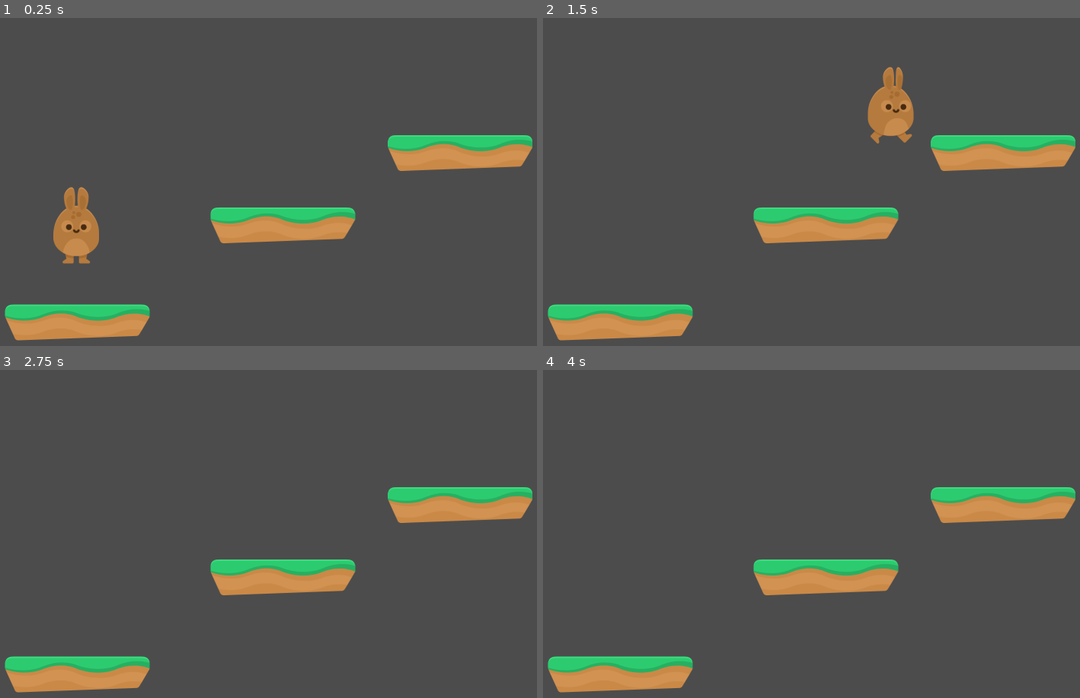
Above: before the commit, frames 1-4 (two rows, left to right).
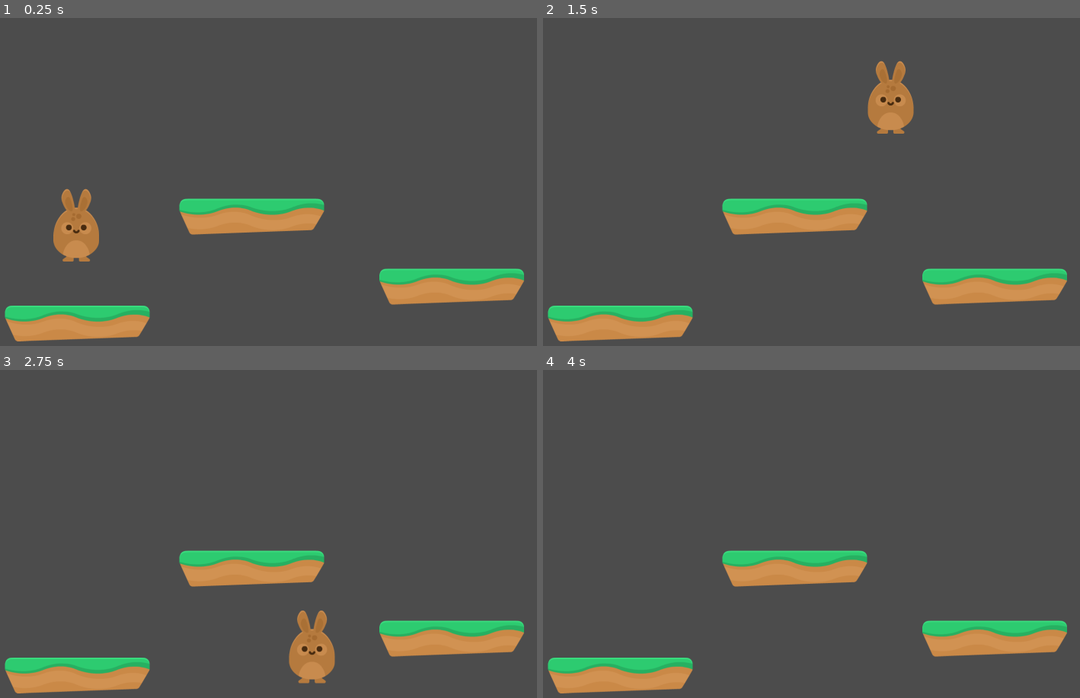
Above: after the commit, the same moments.

Repository: MeisterSoftworks/Hoppy_Days
Game: Godot game, scene res://Scenes/Levels/Level_1.tscn
Two runs of this game, one before a commit and one after it. Both use one fixed random seed, a clock stepped at 60 frames per second and the inputs below.
Inputs:
- Up to frame 1 (0.25 s): no input
- Up to frame 2 (1.5 s): hold Up (ui_up) 0.53-1.28 s; hold Right (ui_right) from 0.53 s (still down); tap Up (ui_up) at 1.35 s
- Up to frame 3 (2.75 s): tap Up (ui_up) at 1.52, 1.82 s; release Right (ui_right) at 2.03 s; hold Left (ui_left) from 2.03 s (still down); hold Up (ui_up) from 2.03 s (still down)
- Up to frame 4 (4 s): release Left (ui_left) at 2.78 s; release Up (ui_up) at 2.78 s; hold Right (ui_right) from 2.78 s (still down); tap Up (ui_up) at 2.85, 3.02, 3.32 s; hold Up (ui_up) from 3.53 s (still down)

The runs differ from the first frame. In frame 1, 9.1% of the frame differs, in the area x 0-100%, y 35-99%; in frame 2, 9.5%; in frame 3, 10%; in frame 4, 8.8%.
Error after the commit: Parse Error: The function signature doesn't match the parent. Parent signature is: "void update()". (res://Scripts/PlayerAnimation.gd:3)

Commit message:
[3-23] Cleaning Up The Player's Code

Diff:
--- a/Hoppy Days/Scenes/Levels/Level_1.tscn
+++ b/Hoppy Days/Scenes/Levels/Level_1.tscn
@@ -12,7 +12,7 @@
 [node name="Platform" type="StaticBody2D" parent="." index="1"]
 
 editor/display_folded = true
-position = Vector2( 355.198, 800.031 )
+position = Vector2( 355.198, 802.549 )
 input_pickable = false
 collision_layer = 1
 collision_mask = 1
@@ -32,12 +32,12 @@
 
 visible = false
 build_mode = 0
-polygon = PoolVector2Array( -190, -30, -180, -50, 180, -50, 190, -40, 190, -10, 160, 30, -160, 50, -190, -10 )
+polygon = PoolVector2Array( -190, -30, -178.492, -47.4447, 181.112, -47.4447, 190, -40, 190, -10, 160, 30, -160, 50, -190, -10 )
 
 [node name="Platform2" type="StaticBody2D" parent="." index="2"]
 
 editor/display_folded = true
-position = Vector2( 894.602, 544.884 )
+position = Vector2( 813.389, 521.844 )
 input_pickable = false
 collision_layer = 1
 collision_mask = 1
@@ -57,12 +57,12 @@
 
 visible = false
 build_mode = 0
-polygon = PoolVector2Array( -190, -30, -180, -50, 180, -50, 190, -40, 190, -10, 160, 30, -160, 50, -190, -10 )
+polygon = PoolVector2Array( -190, -30, -178.492, -47.4447, 181.112, -47.4447, 190, -40, 190, -10, 160, 30, -160, 50, -190, -10 )
 
 [node name="Platform3" type="StaticBody2D" parent="." index="3"]
 
 editor/display_folded = true
-position = Vector2( 1360.37, 354.809 )
+position = Vector2( 1338.29, 705.623 )
 input_pickable = false
 collision_layer = 1
 collision_mask = 1
@@ -82,4 +82,4 @@
 
 visible = false
 build_mode = 0
-polygon = PoolVector2Array( -190, -30, -180, -50, 180, -50, 190, -40, 190, -10, 160, 30, -160, 50, -190, -10 )
+polygon = PoolVector2Array( -190, -30, -178.492, -47.4447, 181.112, -47.4447, 190, -40, 190, -10, 160, 30, -160, 50, -190, -10 )
--- a/Hoppy Days/Scenes/Player.tscn
+++ b/Hoppy Days/Scenes/Player.tscn
@@ -1,12 +1,13 @@
-[gd_scene load_steps=10 format=2]
+[gd_scene load_steps=11 format=2]
 
 [ext_resource path="res://Scripts/Player.gd" type="Script" id=1]
 [ext_resource path="res://GFX/Players/bunny1_stand.png" type="Texture" id=2]
 [ext_resource path="res://GFX/Players/bunny1_ready.png" type="Texture" id=3]
-[ext_resource path="res://GFX/Players/bunny1_jump.png" type="Texture" id=4]
-[ext_resource path="res://GFX/Players/bunny1_hurt.png" type="Texture" id=5]
-[ext_resource path="res://GFX/Players/bunny1_walk1.png" type="Texture" id=6]
-[ext_resource path="res://GFX/Players/bunny1_walk2.png" type="Texture" id=7]
+[ext_resource path="res://GFX/Players/bunny1_hurt.png" type="Texture" id=4]
+[ext_resource path="res://GFX/Players/bunny1_walk1.png" type="Texture" id=5]
+[ext_resource path="res://GFX/Players/bunny1_walk2.png" type="Texture" id=6]
+[ext_resource path="res://GFX/Players/bunny1_jump.png" type="Texture" id=7]
+[ext_resource path="res://Scripts/PlayerAnimation.gd" type="Script" id=8]
 
 [sub_resource type="SpriteFrames" id=1]
 
@@ -18,18 +19,18 @@
 }, {
 "frames": [ ExtResource( 4 ) ],
 "loop": true,
-"name": "jump",
-"speed": 5.0
-}, {
-"frames": [ ExtResource( 5 ) ],
-"loop": true,
 "name": "hurt",
 "speed": 5.0
 }, {
-"frames": [ ExtResource( 6 ), ExtResource( 7 ) ],
+"frames": [ ExtResource( 5 ), ExtResource( 6 ) ],
 "loop": true,
 "name": "run",
 "speed": 7.0
+}, {
+"frames": [ ExtResource( 7 ) ],
+"loop": true,
+"name": "jump",
+"speed": 5.0
 } ]
 
 [sub_resource type="CapsuleShape2D" id=2]
@@ -54,17 +55,20 @@
 
 position = Vector2( 0, -3.05176e-005 )
 frames = SubResource( 1 )
-animation = "run"
+animation = "idle"
 frame = 1
+script = ExtResource( 8 )
 
 [node name="CollisionShape2D" type="CollisionShape2D" parent="." index="1"]
 
+visible = false
 position = Vector2( -0.120117, 24.1494 )
 scale = Vector2( 1, 0.979452 )
 shape = SubResource( 2 )
 
 [node name="RayCast2D" type="RayCast2D" parent="." index="2"]
 
+visible = false
 enabled = true
 exclude_parent = true
 cast_to = Vector2( 0, 100.5 )
--- a/Hoppy Days/Scripts/Player.gd
+++ b/Hoppy Days/Scripts/Player.gd
@@ -1,40 +1,45 @@
 extends KinematicBody2D
 
-const SPEED = 750
+const MOVE_SPD = 750
 const GRAVITY = 2800
 const UP = Vector2(0,-1)
 const JUMP_SPD = 1400
 
 var motion = Vector2()
 
+func _process(delta):
+	update_animation(motion)
+
 func _physics_process(delta):
-	get_fall(delta)
-	get_move()
-	get_jump()
-	motion = move_and_slide(motion, UP)
+	update_motion(delta)
 
-func get_fall(delta):
-	#Accelerates player downward until landing on ground
-	if is_on_floor() && $RayCast2D.is_colliding():
+func update_motion(delta):
+	grav_ctrl(delta)
+	move_ground()
+	motion = move_and_slide(motion, UP) #Stops "motion.y" buildup
+
+func update_animation(motion):
+	$AnimatedSprite.update(motion)
+
+func grav_ctrl(delta):
+	#GRAVITY
+	if is_on_floor() && $RayCast2D.is_colliding(): #Accelerate player downward until landed on floor
 		motion.y = 0
 	else:
 		motion.y += GRAVITY * delta
 
-func get_move():
-	if Input.is_action_pressed("ui_right") && !Input.is_action_pressed("ui_left"):
-		motion.x = SPEED
-		$AnimatedSprite.play("run")
+func move_ground():
+	var move_right = Input.is_action_pressed("ui_right")
+	var move_left = Input.is_action_pressed("ui_left")
+	var jump = Input.is_action_just_pressed("ui_up")
 
-	elif Input.is_action_pressed("ui_left") && !Input.is_action_pressed("ui_right"):
-		motion.x = -SPEED
-		$AnimatedSprite.play("run")
+	if move_right && !move_left:
+		motion.x = MOVE_SPD
+	elif move_left && !move_right:
+		motion.x = -MOVE_SPD
 	else:
 		motion.x = 0
-		$AnimatedSprite.play("idle")
 
-	if motion.x: #If there is an X value in Vector2, call "motion"
-		$AnimatedSprite.flip_h = motion.x < 0 #Set flip_h's true/false value to be same as motion.x < 0
-
-func get_jump():
-	if is_on_floor() && Input.is_action_pressed("ui_up"):
+		#JUMP
+	if jump && is_on_floor():
 		motion.y = -JUMP_SPD
--- /dev/null
+++ b/Hoppy Days/Scripts/PlayerAnimation.gd
@@ -0,0 +1,14 @@
+extends AnimatedSprite
+
+func update(motion):
+	if motion.y < 0:
+		play("jump")
+	elif motion.x > 0:
+		play("run")
+	elif motion.x < 0:
+		play("run")
+	else:
+		play("idle")
+
+	if motion.x: #If there is an X value in Vector2, call "motion"
+		flip_h = motion.x < 0 #Set flip_h's true/false value to be same as motion.x < 0
